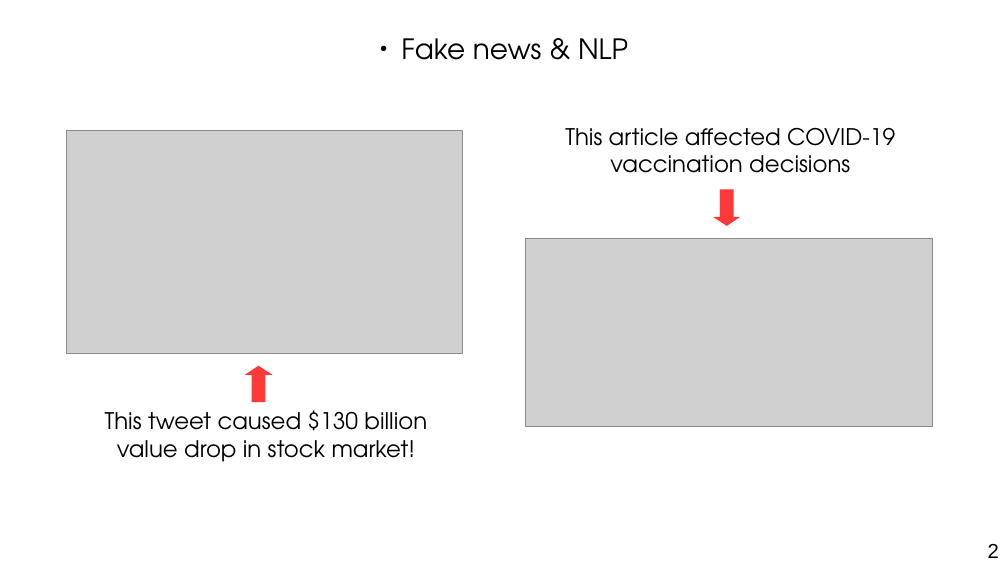
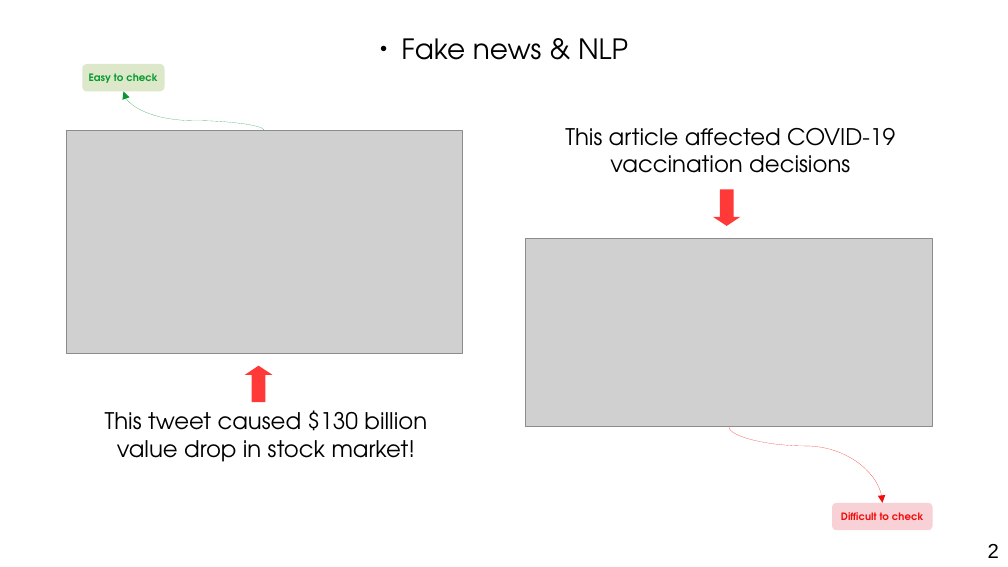
Before and after one commit to othmanelhoufi/LM-for-FactChecking, a slide deck: slide 2 of presentation/NLP_fact_checking.odp. Drawn at 1008x567 pixels with LibreOffice and Linux fonts; fonts in the diff are those of the drawing; grey boxes stand for pictures. Boxes give left, top, right and bottom in pixels: in the first picture for what was removed or moved away, otherwise in the second. Text is boxed around its words. In the diff, an @@ line names an element or a change of style, - is before the commit and + after.

```diff
--- a/presentation/NLP_fact_checking.odp
+++ b/presentation/NLP_fact_checking.odp
@@ rounded rectangle added at [82,64,165,91], fill #DDE8CB, 8 pt, text #069A2E, bold @@
+Easy to check
@@ curved arrow added from (264, 130) to (123, 91), #069A2E 0 pt @@
@@ curved arrow added from (729, 427) to (883, 503), #F10D0C 0 pt @@
@@ rounded rectangle added at [832,503,933,531], fill #F7D1D5, 8 pt, text #F10D0C, bold @@
+Difficult to check
```
Also in this commit, not shown: 4 other slides changed, 2 slides added, 1 other file.
